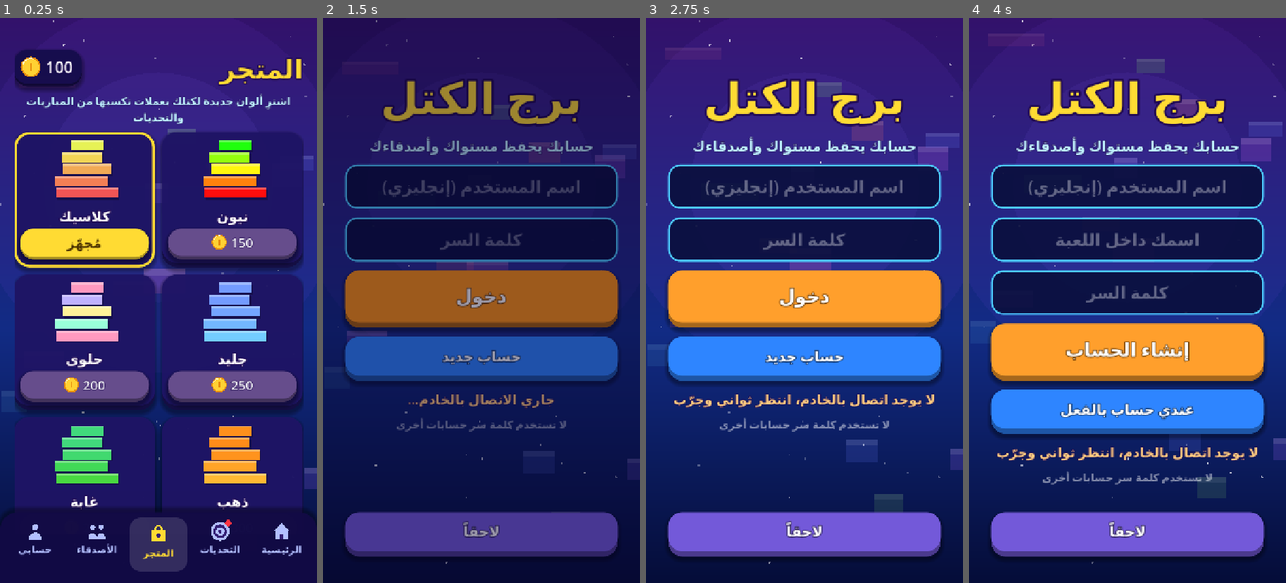
Above: before the commit, frames 1-4 (left to right).
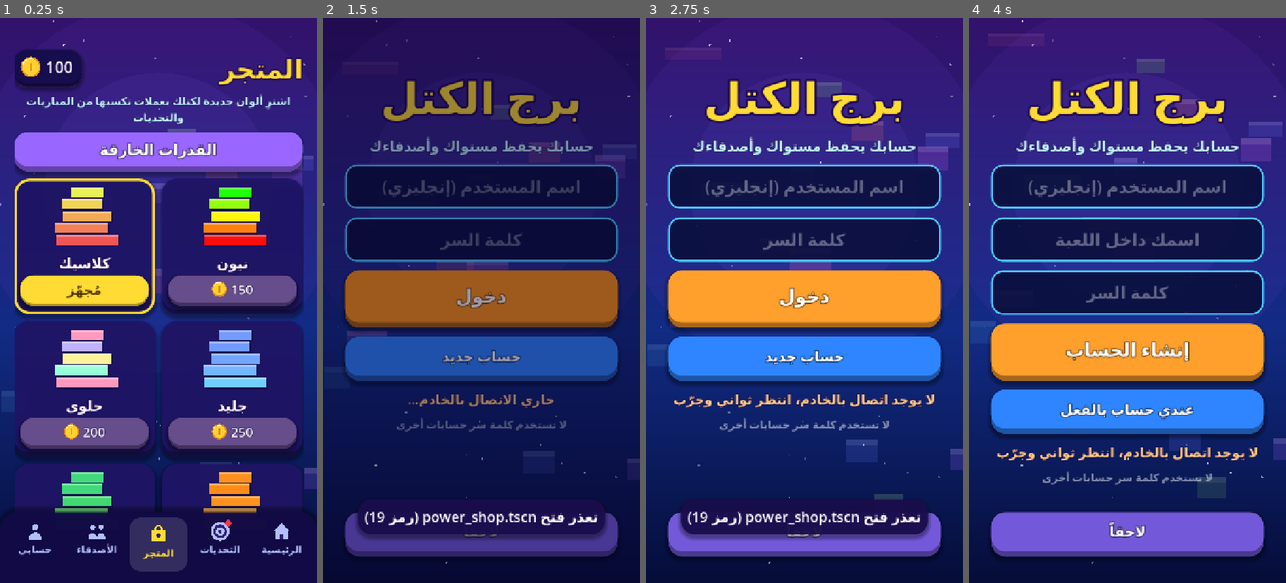
Above: after the commit, the same moments.

Repository: eab71334-web/TowerWars-ios
Game: Godot game, scene res://shop.tscn
Same seed, same stepped clock (60 frames per second), same inputs: the game is played once before the commit and once after it. This scene is started directly instead of the project's main scene.
Inputs (mouse positions are in pixels of both pictures, inside the frame that each line leads up to):
- Up to frame 1 (0.25 s): no input
- Up to frame 2 (1.5 s): click (481, 153) at 0.5 s, where only the run after the commit has a clickable "القدرات الخارقة"; click (357, 543) at 1.27 s
- Up to frame 3 (2.75 s): click "دخول" at 2 s
- Up to frame 4 (4 s): click "حساب جديد" at 2.75 s; click "إنشاء الحساب" at 3.5 s

The runs differ from the first frame. In frame 1, 40% of the frame differs, in the area x 4-96%, y 20-88%; in frame 2, 3.8%; in frame 3, 4.1%; in frame 4, nothing differs.

Commit message:
Update shop.gd

Diff:
--- a/shop.gd
+++ b/shop.gd
@@ -48,6 +48,10 @@
 	tl.autowrap_mode = TextServer.AUTOWRAP_OFF
 	head.add_child(tl)
 	vb.add_child(UI.label("اشترِ ألوان جديدة لكتلك بعملات تكسبها من المباريات والتحديات", 24, Color(0.75, 0.95, 1.0), 4))
+
+	var pw_btn := UI.button("القدرات الخارقة", Color(0.6, 0.4, 1.0), 90, 34)
+	pw_btn.pressed.connect(UI.guard(func(): UI.go("res://power_shop.tscn")))
+	vb.add_child(pw_btn)
 
 	grid = GridContainer.new()
 	grid.columns = 2
